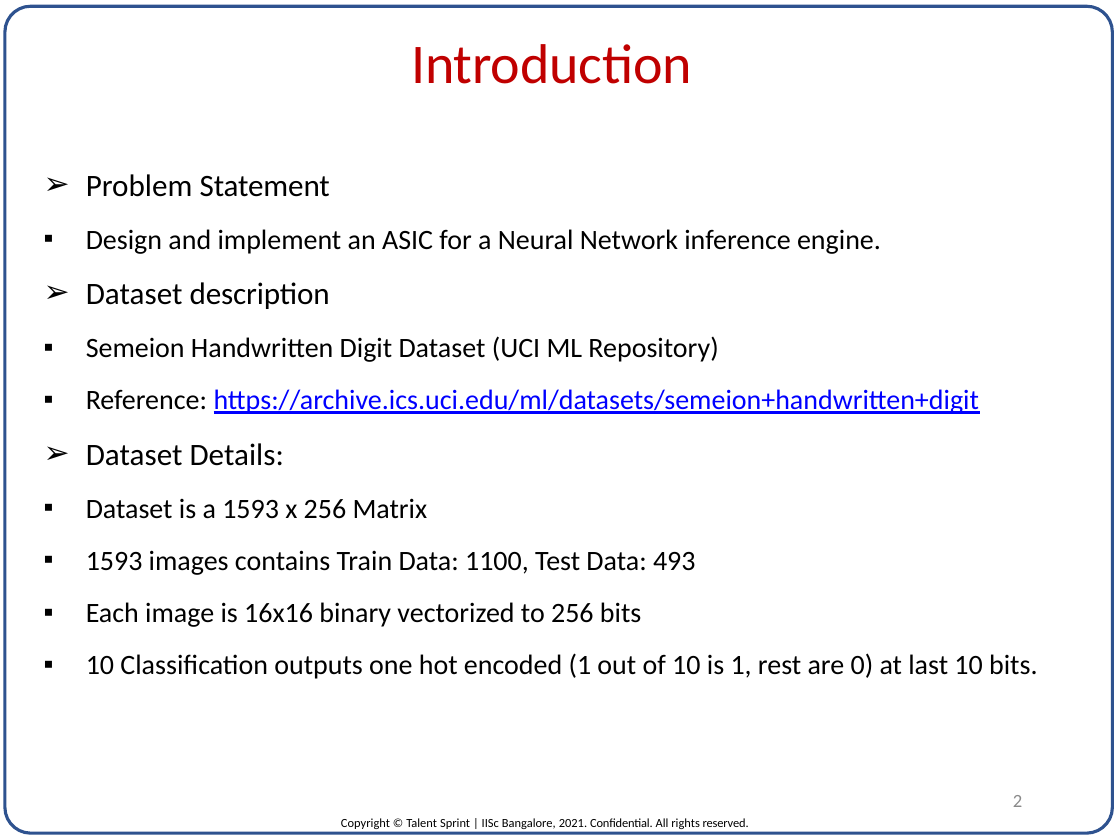
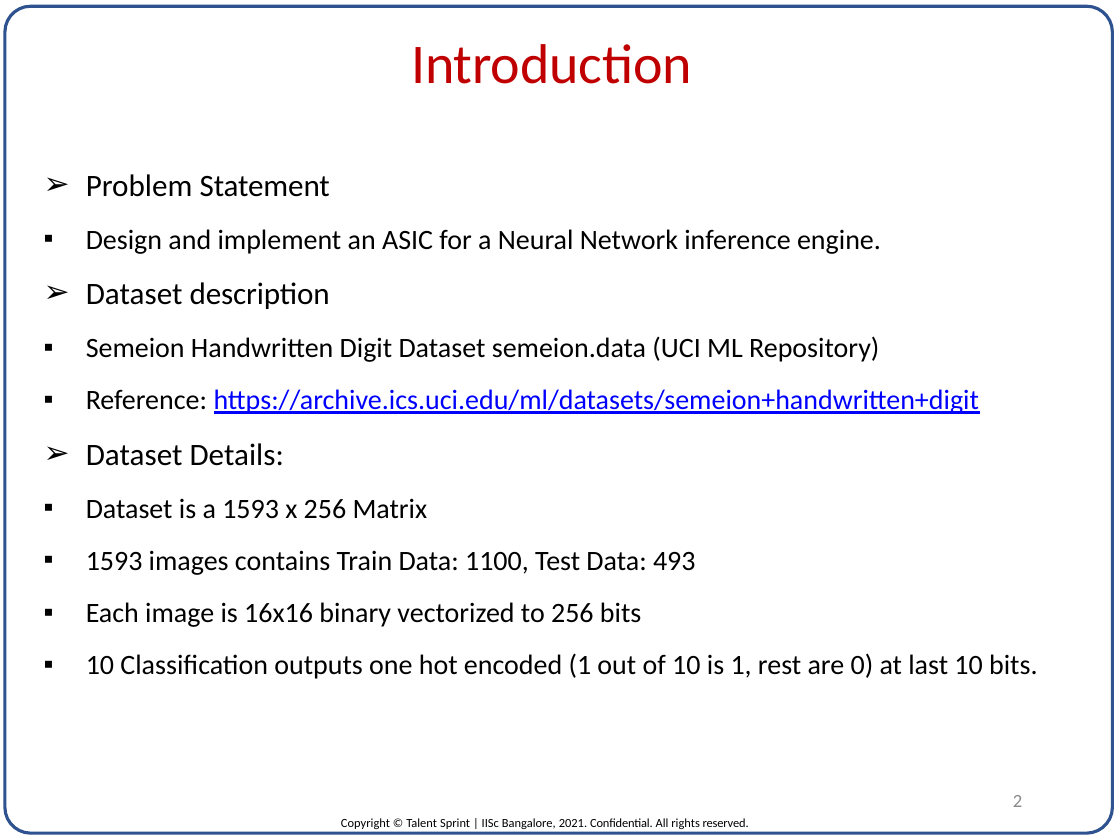
Before and after one commit to pvrajeshkumar/IISC_DVLSI_ML_Project, a slide deck: slide 2 of Project_Report/ASIC for Neural Network inference_P_V_Rajesh_Kumar.pptx. Drawn at 1120x840 pixels with LibreOffice and Linux fonts; fonts in the diff are those of the drawing. Boxes give left, top, right and bottom in pixels: in the first picture for what was removed or moved away, otherwise in the second. Text is boxed around its words. In the diff, an @@ line names an element or a change of style, - is before the commit and + after.

```diff
--- a/Project_Report/ASIC for Neural Network inference_P_V_Rajesh_Kumar.pptx
+++ b/Project_Report/ASIC for Neural Network inference_P_V_Rajesh_Kumar.pptx
@@ text at bbox=[86, 336, 879, 362]: text changed @@
-  ▪ Semeion Handwritten Digit Dataset (UCI ML Repository)
+  ▪ Semeion Handwritten Digit Dataset semeion.data (UCI ML Repository)
```
Also in this commit, not shown: 11 other slides changed.
